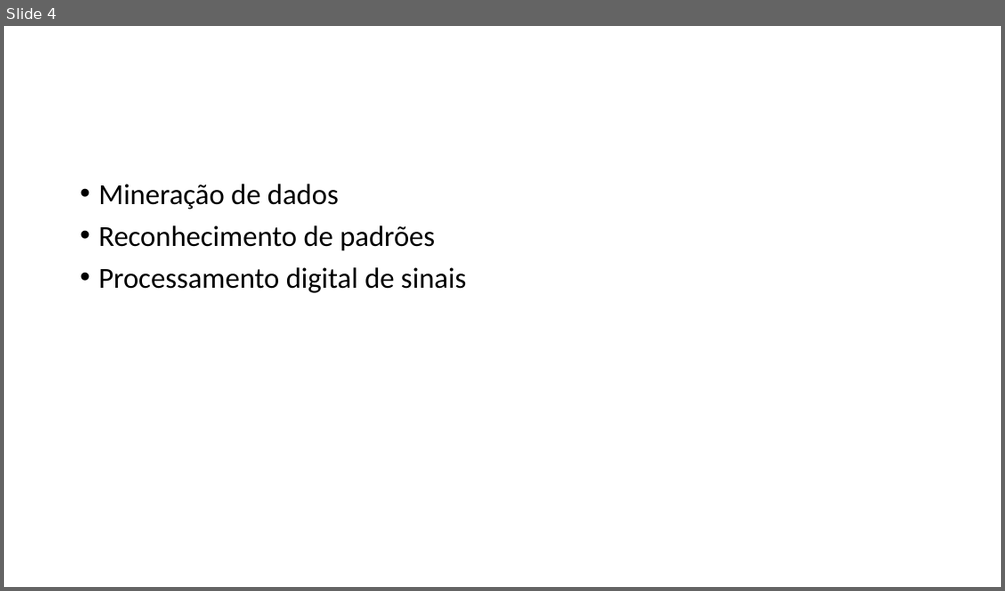
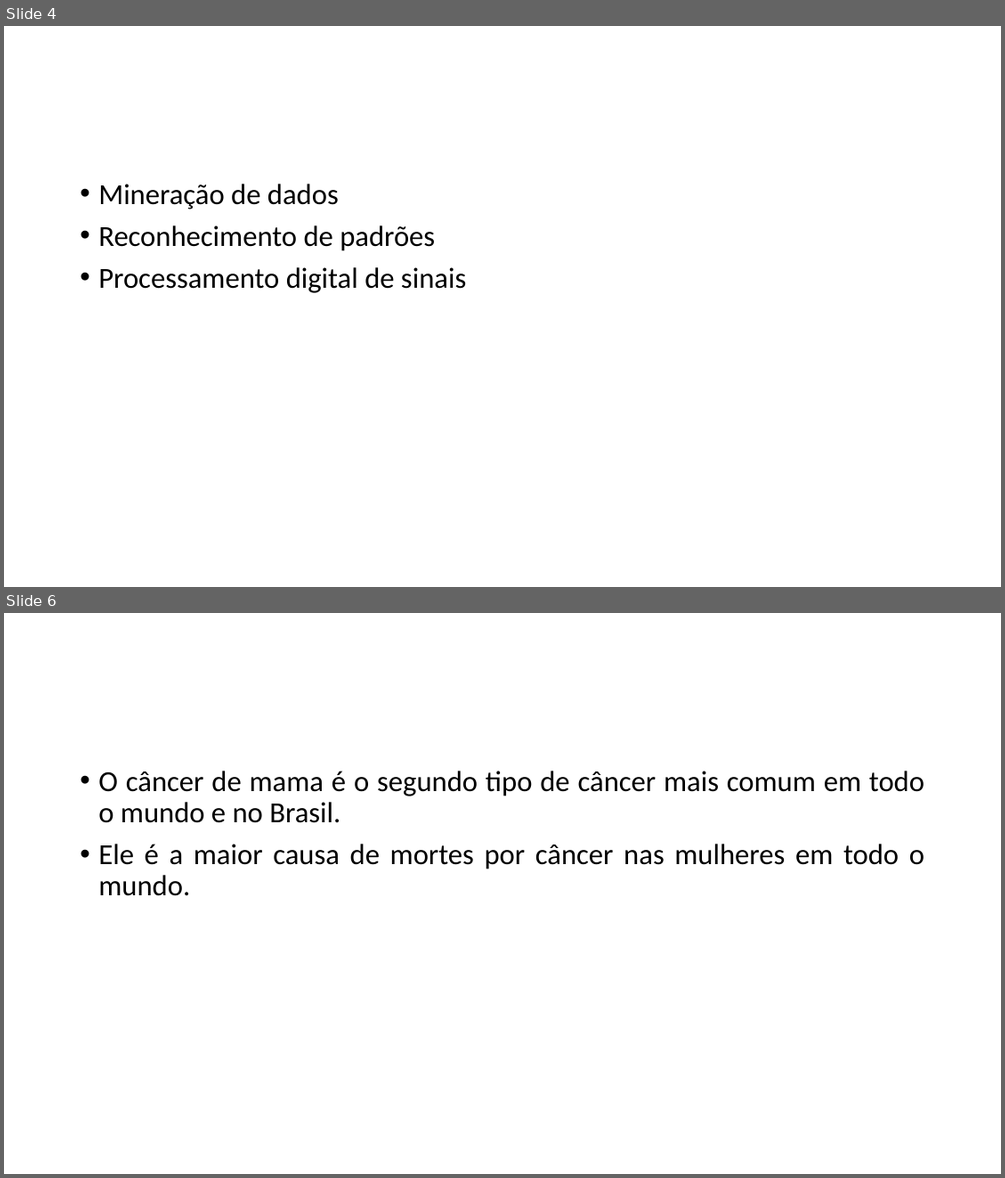
Before and after one commit to evertonlima07/redesNeurais, a slide deck: Documentos/Apresentação - Redes Neurais.pptx. Shown one above the other, each under a label of ours: slide 4 before the commit, slides 4 and 6 after it; the slides between them are not shown. The pictures are 1005x591 and 1005x1178 pixels, drawn with LibreOffice and Linux fonts; fonts in the diff are those of the drawing. Boxes give left, top, right and bottom in pixels: in the first picture for what was removed or moved away, otherwise in the second. Text is boxed around its words. In the diff, an @@ line names an element or a change of style, - is before the commit and + after.

```diff
--- a/Documentos/Apresentação - Redes Neurais.pptx
+++ b/Documentos/Apresentação - Redes Neurais.pptx
@@ slide 6 added at [4, 613, 1001, 1174], background #FFFFFF @@
@@ text added at [98, 771, 924, 896], 28 pt, text #000000 @@
+• O câncer de mama é o segundo tipo de câncer mais comum em todo o mundo e no Brasil.
+• Ele é a maior causa de mortes por câncer nas mulheres em todo o mundo.
```
Also in this commit, not shown: 8 other slides added.
